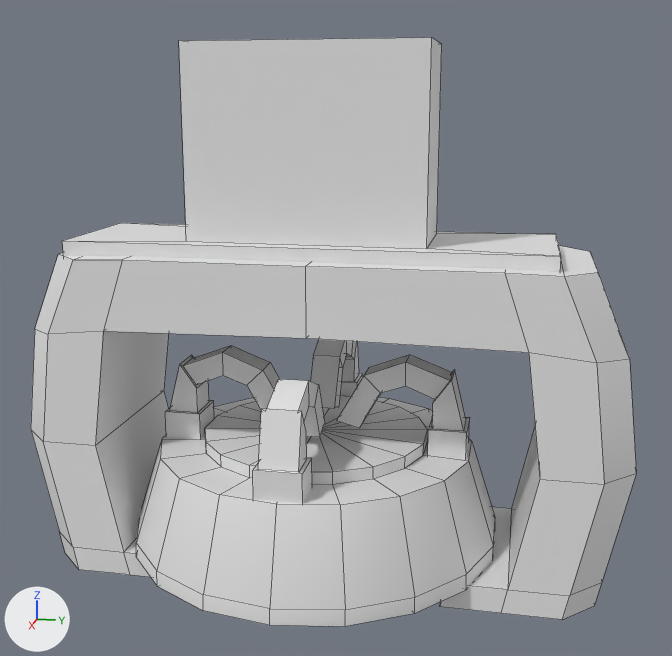
The FBX model Assets/Art/Models/Modules/Complementaries/EMPCaltrop.FBX: old version first, new version second.
Rendered twice from a 50 mm camera at (0.563, 0.124, -0.035) aimed at (0.002, 0.012, -0.175). Arrows for +X, +Y and +Z are at lower left; the lights stay in place. Mesh edges are drawn as thin lines. Where no turn or scale is listed for an object, it has been applied to the vertices.
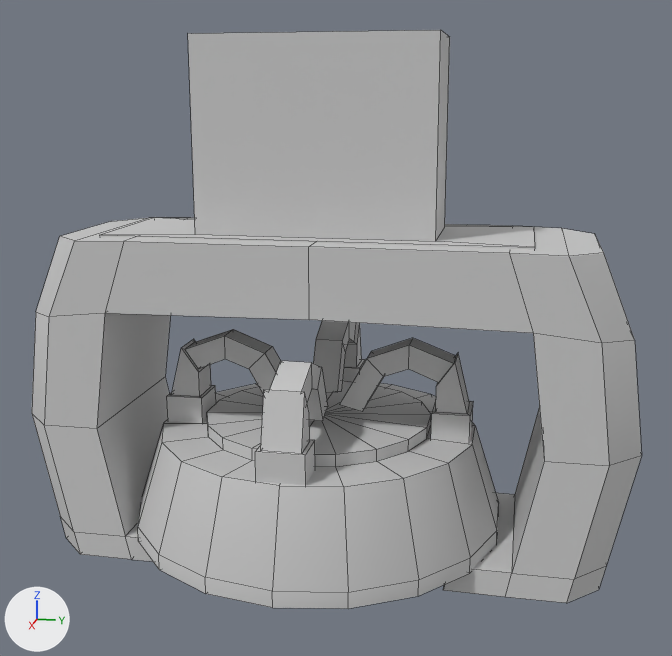
Changed parts and their boxes (x1, y1, x2, y2) in the pictures (672 x 656 px):
'mina', added: after (32, 218, 642, 609)
'Box116', deleted: before (31, 246, 636, 619)
'agarre complementario001', recoloured, reshaped, moved, turned: before (62, 38, 561, 272); after (100, 30, 535, 250)
'Cylinder054', deleted: before (136, 396, 495, 626)
'Box115', deleted: before (253, 379, 325, 504)
'Box112', deleted: before (337, 355, 470, 459)
'Box114', deleted: before (165, 345, 279, 440)
'Box113', deleted: before (310, 339, 363, 408)

The change in detail:
Material 'agarre' (mat_agarre) is new.
Its base color is (0.588, 0.588, 0.588) (light grey #cacaca).
Its roughness is 0.859.
Material 'mina' (mat_mina) is new.
Its base color is (0.588, 0.588, 0.588) (light grey #cacaca).
Its roughness is 0.859.
me_mesh_006 has 16 vertices, 13 faces and spans x -1.7..1.7, y -2.54..2.54, z -5.8..5.8.
me_mesh_006 is used by ob_agarre_complementario001; location (0.0002, -0.0019, -0.0666); rotation (1.571, 0.0, 3.142), in degrees (90, 0, 180); scale (0.0254, 0.0254, 0.0254).
Part 1, on me_mesh_006:
Vertex 0 of me_mesh_006 moves from (-1.7, -2.54, -5.8) to (1.7, -5.06, -2.54).
Vertex 1 of me_mesh_006 moves from (1.7, -2.54, -5.8) to (-1.7, -5.06, -2.54).
Vertex 2 of me_mesh_006 moves from (-1.7, -2.03, -5.8) at pixel (62, 240) to (1.7, -5.06, -2.03) at pixel (99, 234).
Vertex 3 of me_mesh_006 moves from (1.7, -2.03, -5.8) at pixel (121, 222) to (-1.7, -5.06, -2.03) at pixel (154, 217).
Vertex 4 of me_mesh_006 moves from (-1.7, -2.54, 5.8) to (1.7, 5.06, -2.54).
Vertex 5 of me_mesh_006 moves from (1.7, -2.54, 5.8) to (-1.7, 5.06, -2.54).
Vertex 6 of me_mesh_006 moves from (-1.7, -2.03, 5.8) at pixel (561, 256) to (1.7, 5.06, -2.03) at pixel (535, 247).
Vertex 7 of me_mesh_006 moves from (1.7, -2.03, 5.8) at pixel (556, 234) to (-1.7, 5.06, -2.03) at pixel (534, 226).
Vertex 8 of me_mesh_006 moves from (1.22, -2.03, -2.86) to (-1.22, -2.86, -2.03).
Vertex 9 of me_mesh_006 moves from (-1.22, -2.03, -2.86) at pixel (186, 241) to (1.22, -2.86, -2.03) at pixel (195, 234).
Vertex 10 of me_mesh_006 moves from (-1.22, -2.03, 2.86) at pixel (426, 248) to (1.22, 2.86, -2.03) at pixel (435, 241).
Vertex 11 of me_mesh_006 moves from (1.22, -2.03, 2.86) at pixel (436, 233) to (-1.22, 2.86, -2.03) at pixel (444, 227).
Vertex 12 of me_mesh_006 moves from (1.22, 2.54, -2.86) to (-1.22, -2.86, 2.54).
Vertex 13 of me_mesh_006 moves from (-1.22, 2.54, -2.86) at pixel (178, 40) to (1.22, -2.86, 2.54) at pixel (187, 33).
Vertex 14 of me_mesh_006 moves from (-1.22, 2.54, 2.86) at pixel (431, 37) to (1.22, 2.86, 2.54) at pixel (440, 29).
Vertex 15 of me_mesh_006 moves from (1.22, 2.54, 2.86) at pixel (441, 43) to (-1.22, 2.86, 2.54) at pixel (449, 36).
me_mesh_006 now uses material mat_agarre (light grey #cacaca).
Mesh me_mesh_001_1 is new.
It has 292 vertices, 290 faces and spans x -0.119..0.12, y -0.19..0.19, z -0.183..0.021.
It uses material mat_mina (light grey #cacaca).
Object 'Box115' (ob_box115) is deleted.
Object 'agarre complementario001' (ob_agarre_complementario001) turns from (90, 0, 180) to (0, 0, 0) degrees about x, y and z.
Object 'agarre complementario001' (ob_agarre_complementario001) moves from (0.0002, -0.0019, -0.0666) to (-0.0023, 0.0029, -0.0625).
Object 'Box113' (ob_box113) is deleted.
Object 'Box114' (ob_box114) is deleted.
Object 'Box116' (ob_box116) is deleted.
Object 'Box112' (ob_box112) is deleted.
Object 'Cylinder054' (ob_cylinder054) is deleted.
Object 'mina' (ob_mina) is new; it shows me_mesh_001_1.
Its location is (0.0007, 0.0074, -0.1358).
